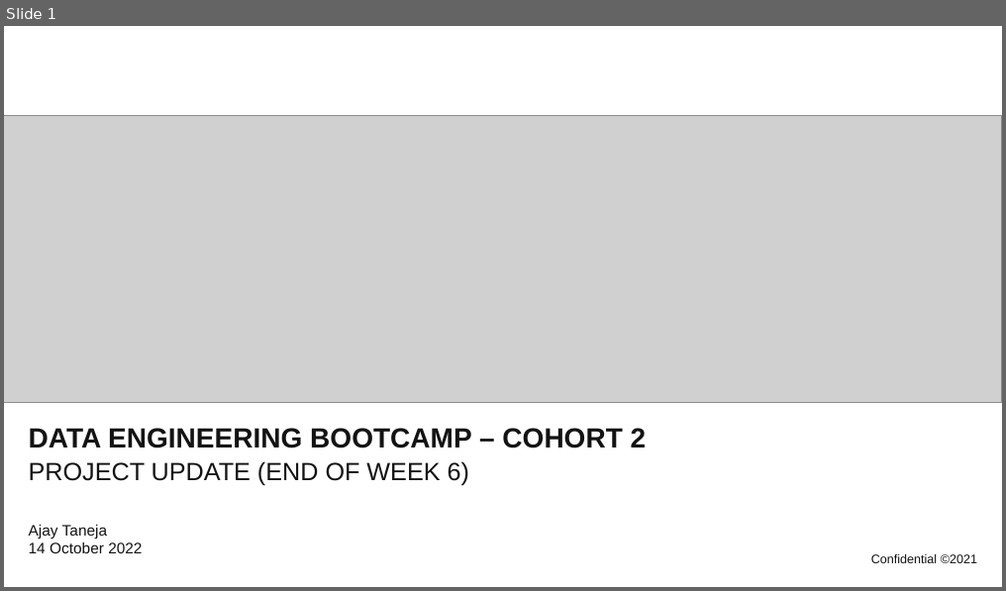
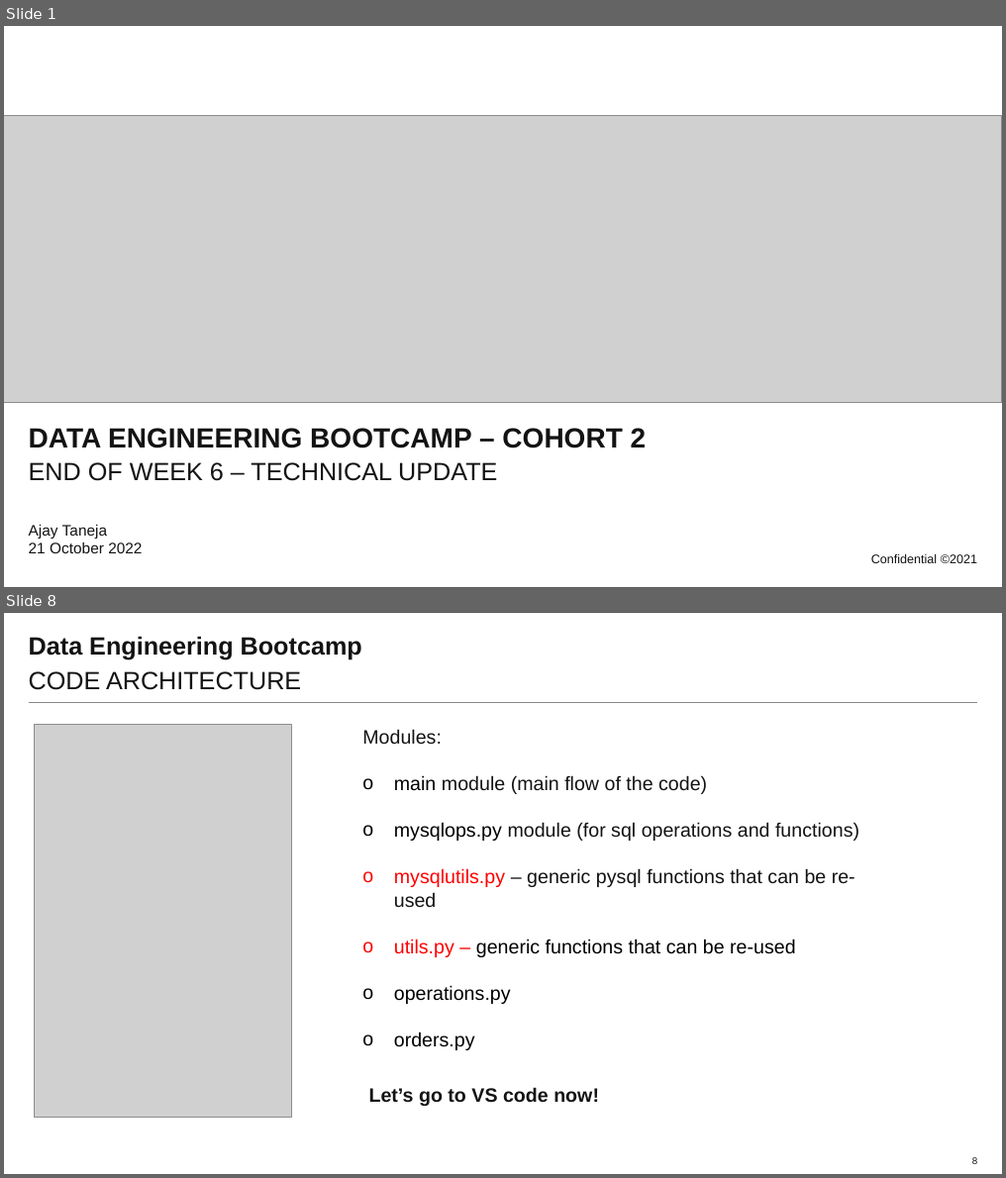
Before and after one commit to atanejajlr/week_5_v3, a slide deck: presentation/project_presentation.pptx. Shown one above the other, each under a label of ours: slide 1 before the commit, slides 1 and 8 after it; the slides between them are not shown. The pictures are 1006x591 and 1006x1178 pixels, drawn with LibreOffice and Linux fonts; fonts in the diff are those of the drawing; grey boxes stand for pictures; background and template pictures are left out. Boxes give left, top, right and bottom in pixels: in the first picture for what was removed or moved away, otherwise in the second. Text is boxed around its words. In the diff, an @@ line names an element or a change of style, - is before the commit and + after.

```diff
--- a/presentation/project_presentation.pptx
+++ b/presentation/project_presentation.pptx
@@ slide 8 added at (x1=4, y1=613, x2=1002, y2=1174), background #FFFFFF; not listed: 1 template element that a slide beside it also shows @@
@@ title added at (x1=29, y1=636, x2=362, y2=661), 18 pt, text #131313, bold @@
+Data Engineering Bootcamp
@@ subtitle added at (x1=29, y1=671, x2=301, y2=690), 18 pt, text #131313 @@
+CODE ARCHITECTURE
@@ picture added at (x1=35, y1=725, x2=292, y2=1118) @@
@@ text added at (x1=362, y1=729, x2=859, y2=1051), 14 pt, text #131313 @@
+Modules:
+o main module (main flow of the code)
+o mysqlops.py module (for sql operations and functions)
+o mysqlutils.py – generic pysql functions that can be re-used
+o utils.py – generic functions that can be re-used
+o operations.py
+o orders.py
@@ text added at (x1=369, y1=1087, x2=599, y2=1106), 14 pt, text #131313, bold @@
+Let’s go to VS code now!
@@ page number added at (x1=972, y1=1157, x2=977, y2=1166), 7 pt, text #131313 @@
+8
@@ slide 1 changed as well @@
@@ subtitle at (x1=29, y1=463, x2=497, y2=481): text changed @@
-PROJECT UPDATE (END OF WEEK 6)
+END OF WEEK 6 – TECHNICAL UPDATE
@@ text at (x1=29, y1=525, x2=142, y2=554): text changed @@
-Ajay Taneja
-14 October 2022
+Ajay Taneja
+21 October 2022
```
Also in this commit, not shown: 7 other slides added, 12 slides removed, 6 other files.
